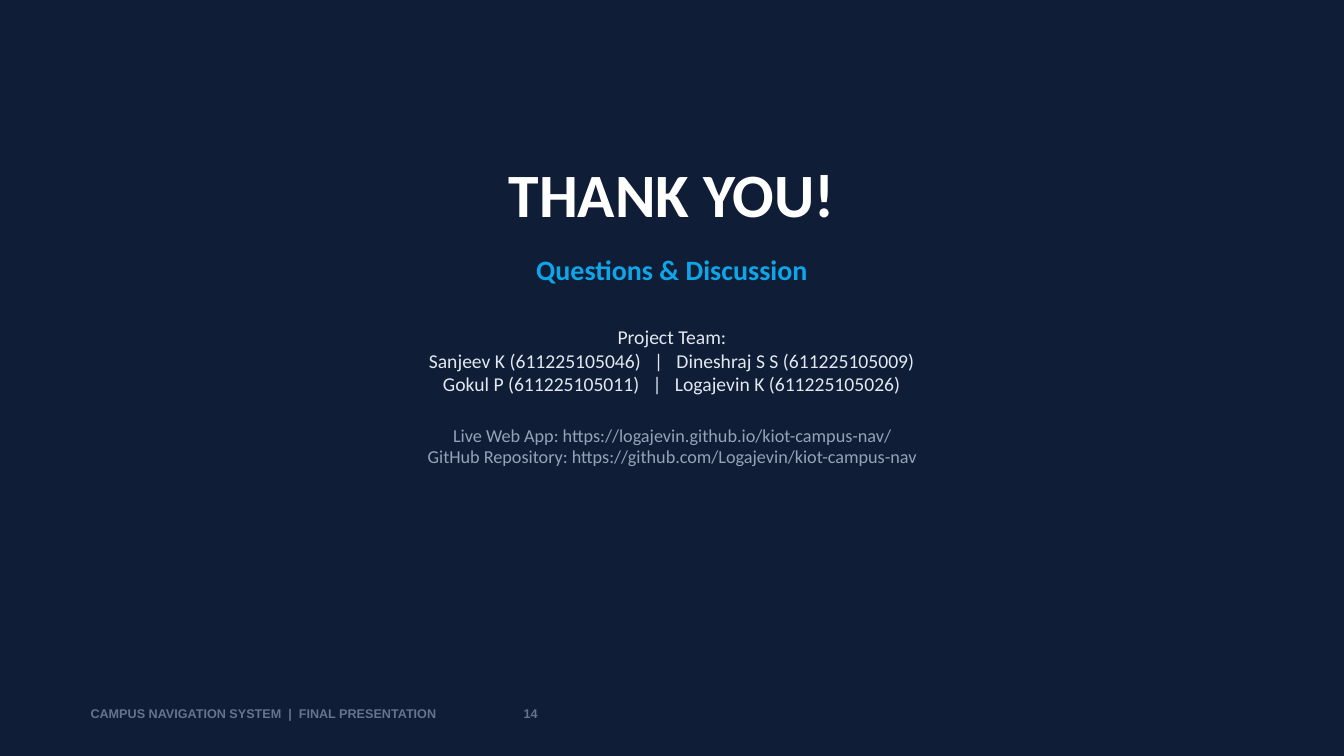
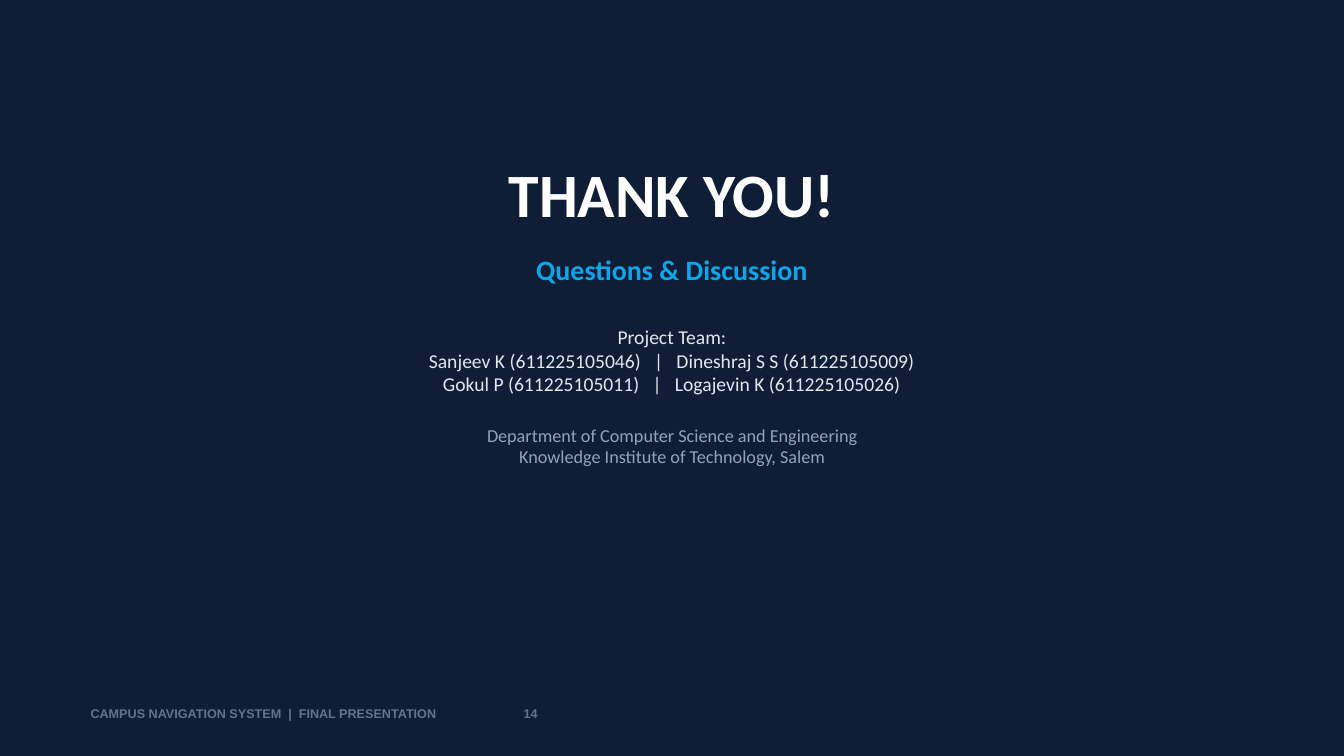
Before and after one commit to Logajevin/kiot-campus-nav, a slide deck: slide 14 of KIOT_Campus_Navigation_Presentation.pptx. Drawn at 1344x756 pixels with LibreOffice and Linux fonts; fonts in the diff are those of the drawing. Boxes give left, top, right and bottom in pixels: in the first picture for what was removed or moved away, otherwise in the second. Text is boxed around its words. In the diff, an @@ line names an element or a change of style, - is before the commit and + after.

```diff
--- a/KIOT_Campus_Navigation_Presentation.pptx
+++ b/KIOT_Campus_Navigation_Presentation.pptx
@@ text at [487, 429, 857, 466]: text changed @@
-Live Web App: https://logajevin.github.io/kiot-campus-nav/
-GitHub Repository: https://github.com/Logajevin/kiot-campus-nav
+Department of Computer Science and Engineering
+Knowledge Institute of Technology, Salem
```
Also in this commit, not shown: 3 other slides changed, 4 other files.
